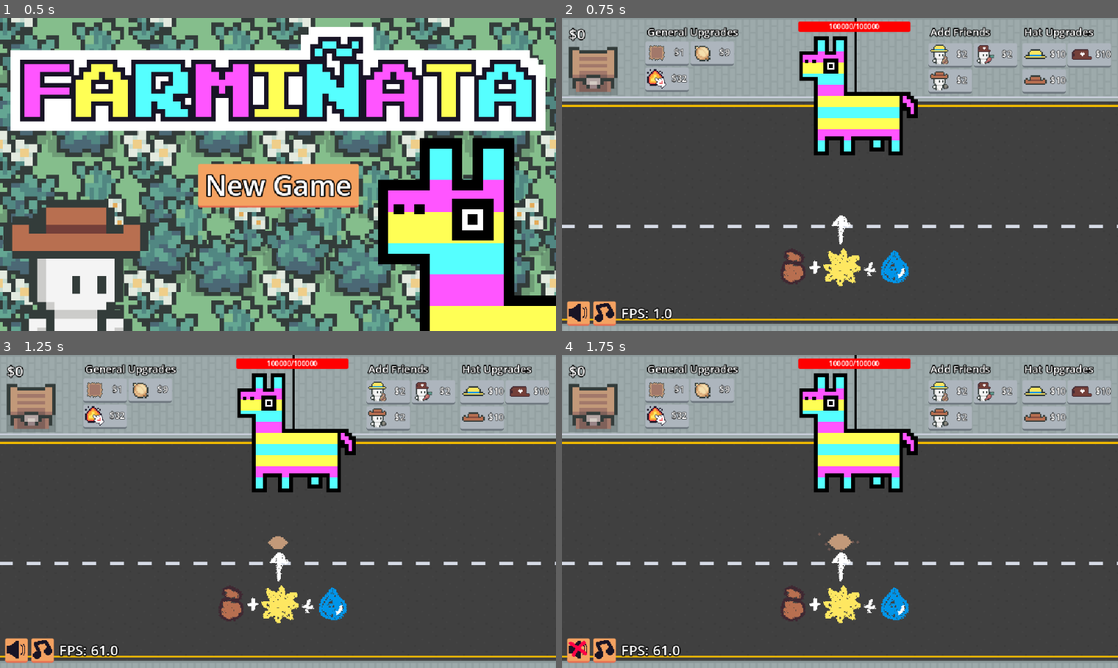
Above: before the commit, frames 1-4 (two rows, left to right).
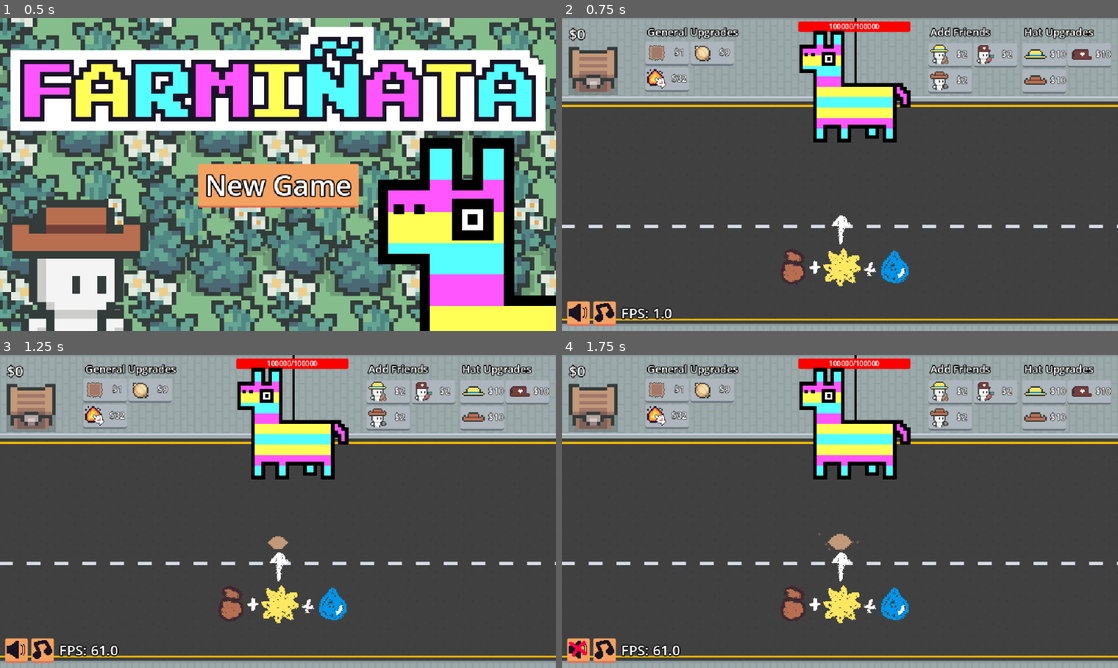
Above: after the commit, the same moments.

Repository: eric-marsh/farminata
Game: Godot game, scene res://scene/scene_switcher.tscn
The game is run twice, just before and just after one commit, with the same random seed, the same clock (stepped at 60 frames per second) and the same inputs. Sound files missing from this copy of the repository are replaced by a short silence.
Inputs (mouse positions are in pixels of both pictures, inside the frame that each line leads up to):
- Up to frame 1 (0.5 s): no input
- Up to frame 2 (0.75 s): click "New Game" at 0.5 s
- Up to frame 3 (1.25 s): no input
- Up to frame 4 (1.75 s): click (578, 649) at 1.25 s

Frame 1 is identical in both runs. In frame 2, 4.5% of the frame differs, in the area x 42-64%, y 4-44%; in frame 3, 4.5%; in frame 4, 4.5%.
Error in both runs: Invalid access to property or key 'SKIP_MAIN_MENU' on a base object of type 'Node (debug.gd)'. (res://scene/scene_switcher.gd:12)

Commit message:
allow piniata scale

Diff:
--- a/scene/main.tscn
+++ b/scene/main.tscn
@@ -177,5 +177,6 @@
 texture = ExtResource("15_v2gmf")
 
 [node name="CanvasLayerCredits" parent="." instance=ExtResource("16_smf0o")]
+visible = false
 
 [connection signal="animation_finished" from="FadeAwayRect/AnimationPlayer" to="FadeAwayRect" method="_on_animation_player_animation_finished"]
--- a/scene/piniata.tscn
+++ b/scene/piniata.tscn
@@ -24,7 +24,7 @@
 tracks/0/type = "value"
 tracks/0/imported = false
 tracks/0/enabled = true
-tracks/0/path = NodePath(".:scale")
+tracks/0/path = NodePath("Node2D/Sprite2D:scale")
 tracks/0/interp = 1
 tracks/0/loop_wrap = true
 tracks/0/keys = {
@@ -211,7 +211,6 @@
 
 [node name="Sprite2D" type="Sprite2D" parent="Node2D"]
 position = Vector2(-64, -64)
-scale = Vector2(1.06749, 1.06749)
 texture = ExtResource("1_ddpin")
 centered = false
 offset = Vector2(0, 90)
--- a/script/piniata.gd
+++ b/script/piniata.gd
@@ -70,7 +70,7 @@
 	$HealthBar/Label.text = str(int(State.piniata_hp)) + "/" + str(int(State.max_piniata_hp))
 	if damage_amount == 0:
 		return
-	var pos = health_bar.global_position + Vector2((health_bar.size.x * (State.piniata_hp / State.max_piniata_hp)), 6)
+	var pos = health_bar.global_position + Vector2((health_bar.size.x * (State.piniata_hp / State.max_piniata_hp)), 6) * scale.x
 	Util.create_explosion_particle(pos, Color.RED, damage_amount)
 
 var chance_of_output: float = 0.2
